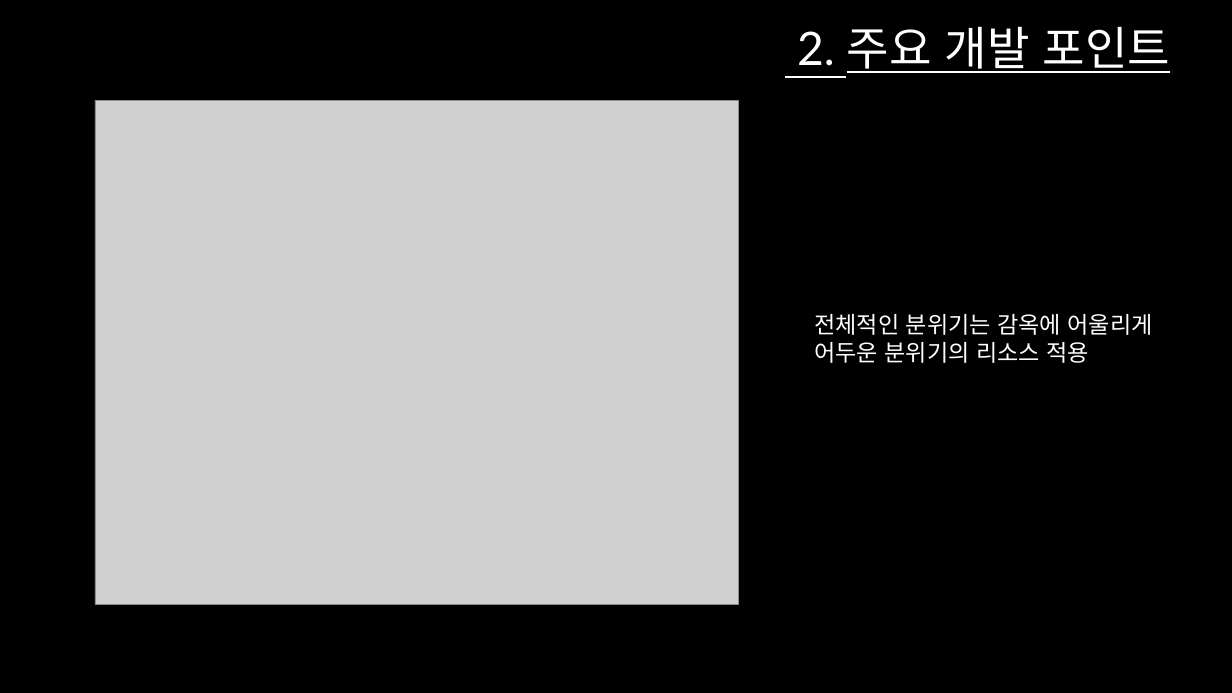
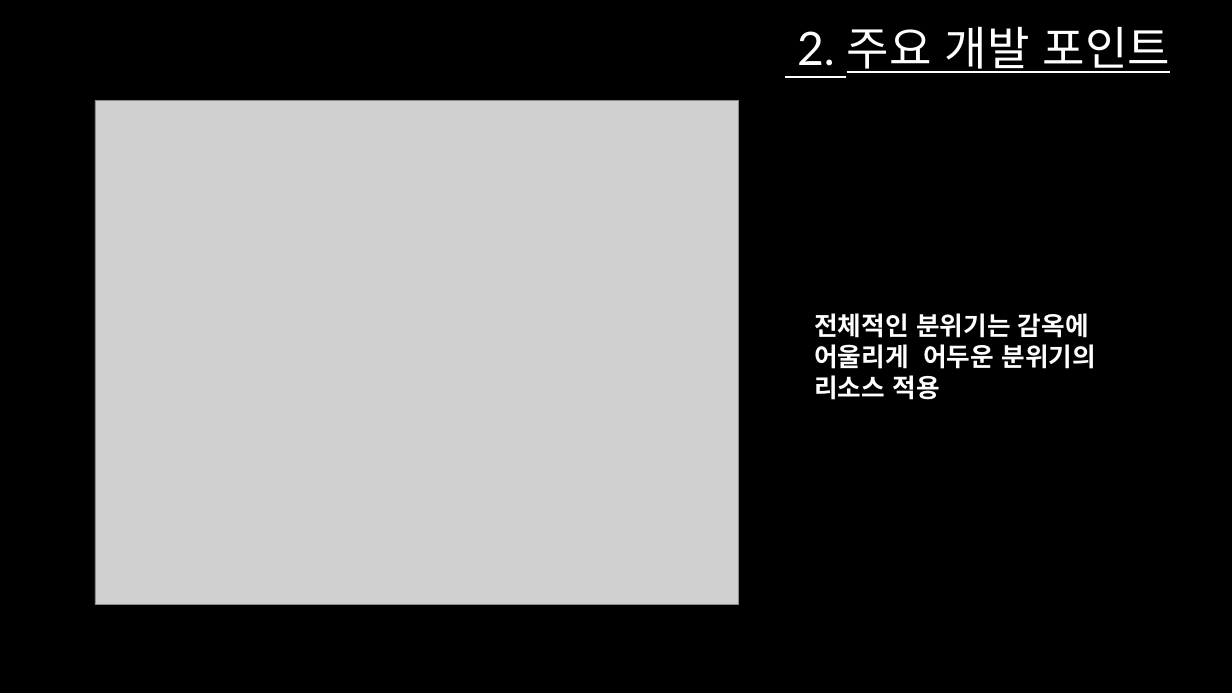
Before and after one commit to jee599/2D_TeamProject, a slide deck: slide 3 of Nom 2017/2DGP 2차발표.pptx. Drawn at 1232x693 pixels with LibreOffice and Linux fonts; fonts in the diff are those of the drawing; grey boxes stand for pictures; background and template pictures are left out. Boxes give left, top, right and bottom in pixels: in the first picture for what was removed or moved away, otherwise in the second. Text is boxed around its words. In the diff, an @@ line names an element or a change of style, - is before the commit and + after.

```diff
--- a/Nom 2017/2DGP 2차발표.pptx
+++ b/Nom 2017/2DGP 2차발표.pptx
@@ text "전체적인 분위기는 감옥에 어울리게 어두운 ..." at (814,313,1096,400): size 18 to 20 pt, bold on @@
```
Also in this commit, not shown: 4 other slides changed, 1 other file.
